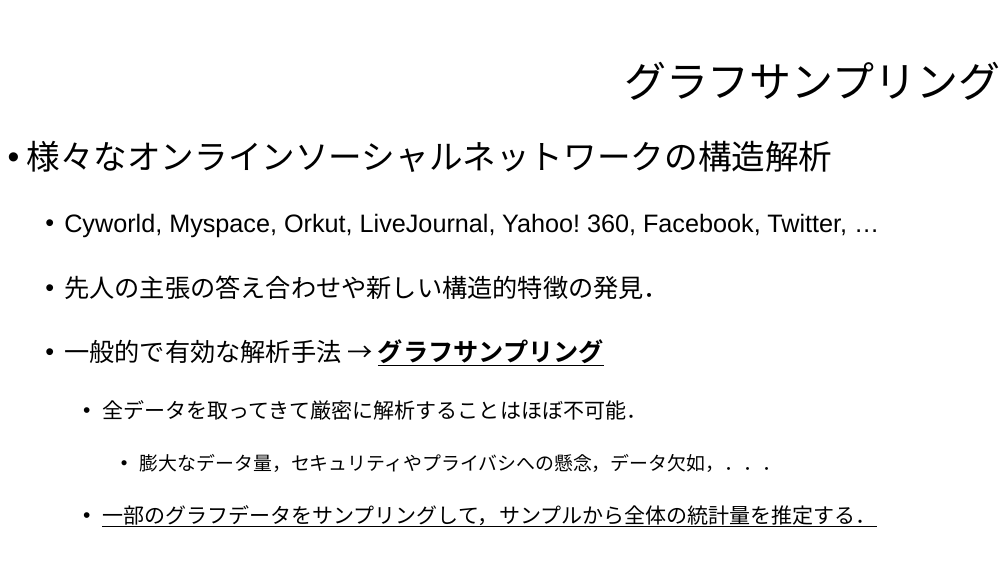
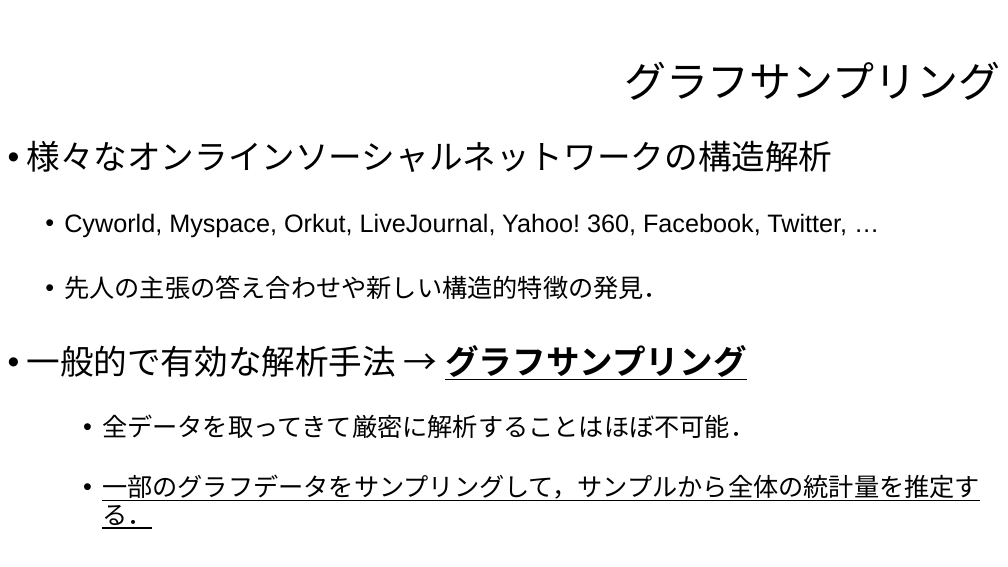
Before and after one commit to hiragaatsuya/trial_shudolab_2019, a slide deck: slide 10 of 第1回スライド.pptx. Drawn at 1008x567 pixels with LibreOffice and Linux fonts; fonts in the diff are those of the drawing; background and template pictures are left out. Boxes give left, top, right and bottom in pixels: in the first picture for what was removed or moved away, otherwise in the second. Text is boxed around its words. In the diff, an @@ line names an element or a change of style, - is before the commit and + after.

```diff
--- a/第1回スライド.pptx
+++ b/第1回スライド.pptx
@@ text at (x1=26, y1=345, x2=980, y2=529): size 24 to 32 pt in "一般的で有効な解析手法 → グラフサンプリング"; size 20 to 24 pt in "全データを取ってきて厳密に解析することはほぼ不可能．", "一部のグラフデータをサンプリングして，サンプルから全体の統計量を推定する．"; list level 2 to 1 in "一般的で有効な解析手法 → グラフサンプリング" @@
@@ text at (x1=140, y1=454, x2=781, y2=472): paragraph removed @@
-      • 膨大なデータ量，セキュリティやプライバシへの懸念，データ欠如，．．．
```
Also in this commit, not shown: 3 other slides changed, 1 other file.
